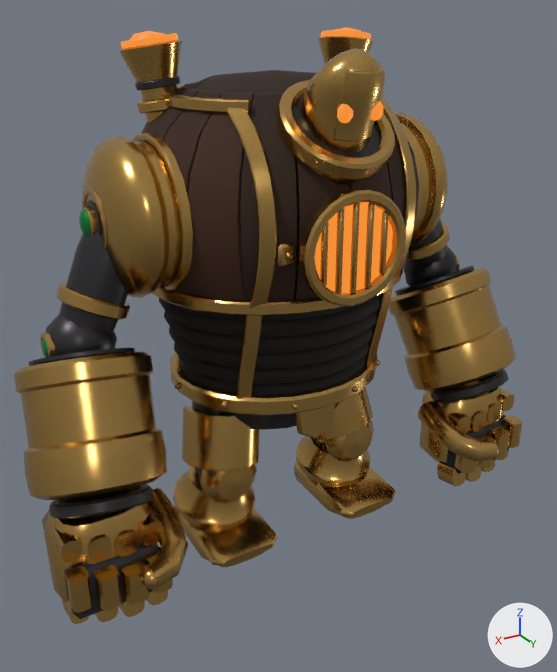
What one commit did to the Blender file assets-source/enemies/bellows-golem/blend/bellows-golem.low.blend.
Camera for both pictures: a 50 mm camera at (1.59, 2.69, 2.23) aimed at (0.03, 0.08, 0.92). Every picture has the same lights, and +X, +Y and +Z are marked at lower right. The picture after the commit comes second.

In view in the first picture: 'golem-body'.
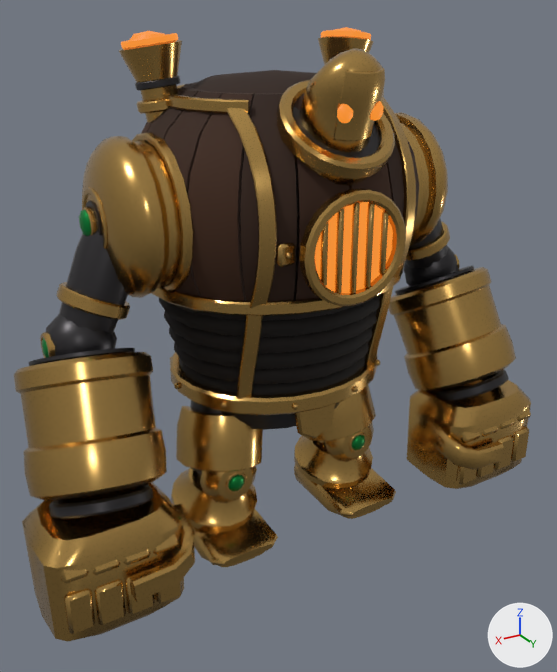
What differs and where, as boxes [x1, y1, x2, y2] in the pictures (557 x 672 px; the box of a moved part takes in the faces that stretch with it):
'golem-body', reshaped: before [14, 27, 522, 624]; after [14, 27, 531, 641]
part 1 of me_golem_body_low, added: after [225, 472, 247, 494]
part 2 of me_golem_body_low, added: after [229, 475, 244, 491]
part 3 of me_golem_body_low, added: after [349, 432, 367, 452]
part 4 of me_golem_body_low, added: after [352, 435, 365, 450]
part 5 of me_golem_body_low, rebuilt (47% wider, 32% taller): before [420, 379, 504, 463]; after [407, 378, 531, 489]
part 6 of me_golem_body_low, rebuilt (43% wider, 39% taller): before [42, 488, 155, 602]; after [22, 482, 184, 641]
part 7 of me_golem_body_low, deleted: before [51, 388, 522, 624]
part 8 of me_golem_body_low, moved or reshaped: before [88, 387, 510, 610]; after [57, 385, 531, 634]
part 9 of me_golem_body_low, surface changed: [37, 38, 485, 562] in both

The change, as a list of edits to the scene's bpy script:
```text
Change me_golem_body_low:
    used by ob_golem_body; location = (0.0, 0.0, 0.0)
    remove me_golem_body_low.from_pydata(...)  # 11490 vertices, 22380 faces; spans x -1.16..1.16, y -0.56..0.61, z 0.0..2.14
    add me_golem_body_low.from_pydata(...)  # 11322 vertices, 22084 faces; spans x -1.2..1.2, y -0.56..0.61, z 0.0..2.14
    me_golem_body_low part 1: a new loose piece, a torus around y (ring radius 0.045, tube radius 0.008) spanning x 0.27..0.372, y 0.209..0.221, z 0.309..0.411, in mat_bellows_golem_brass_polished
    me_golem_body_low part 2: a new loose piece, a UV sphere (8 segments, 5 rings, poles along z) spanning x 0.282..0.358, y 0.198..0.236, z 0.32..0.4, in mat_bellows_golem_golem_metal
    me_golem_body_low part 3: a new loose piece, a torus around y (ring radius 0.045, tube radius 0.008) spanning x -0.37..-0.268, y 0.209..0.221, z 0.309..0.411, in mat_bellows_golem_brass_polished
    me_golem_body_low part 4: a new loose piece, a UV sphere (8 segments, 5 rings, poles along z) spanning x -0.358..-0.282, y 0.198..0.236, z 0.32..0.4, in mat_bellows_golem_golem_metal
    me_golem_body_low part 5: the loose piece of 56 vertices spanning x -1.13..-0.73, y 0.11..0.41, z 0.14..0.51 is rebuilt with 56 vertices and now spans x -1.2..-0.66, y 0.1..0.5, z 0.08..0.52
    me_golem_body_low part 6: the loose piece of 56 vertices spanning x 0.73..1.13, y 0.11..0.41, z 0.14..0.51 is rebuilt with 56 vertices and now spans x 0.66..1.2, y 0.1..0.5, z 0.08..0.52
    me_golem_body_low part 7: 18 loose pieces with 516 vertices, spanning x -1.12..1.12, y 0.27..0.58, z 0.06..0.49, are deleted
    me_golem_body_low part 8: 240 vertices moved from x -0.95..0.95, y -0.17..0.42, z 0.11..0.66 to x -0.95..0.95, y -0.18..0.42, z 0.11..0.65; 440 vertices removed from x -1.02..1.02, y -0.06..0.59, z 0.2..0.66; 544 vertices added at x -1.14..1.14, y -0.07..0.56, z 0.15..0.66
    me_golem_body_low part 9: 12904 kept faces spanning x -1.16..1.16, y -0.56..0.61, z 0.0..2.11 get new texture (UV) coordinates
```
